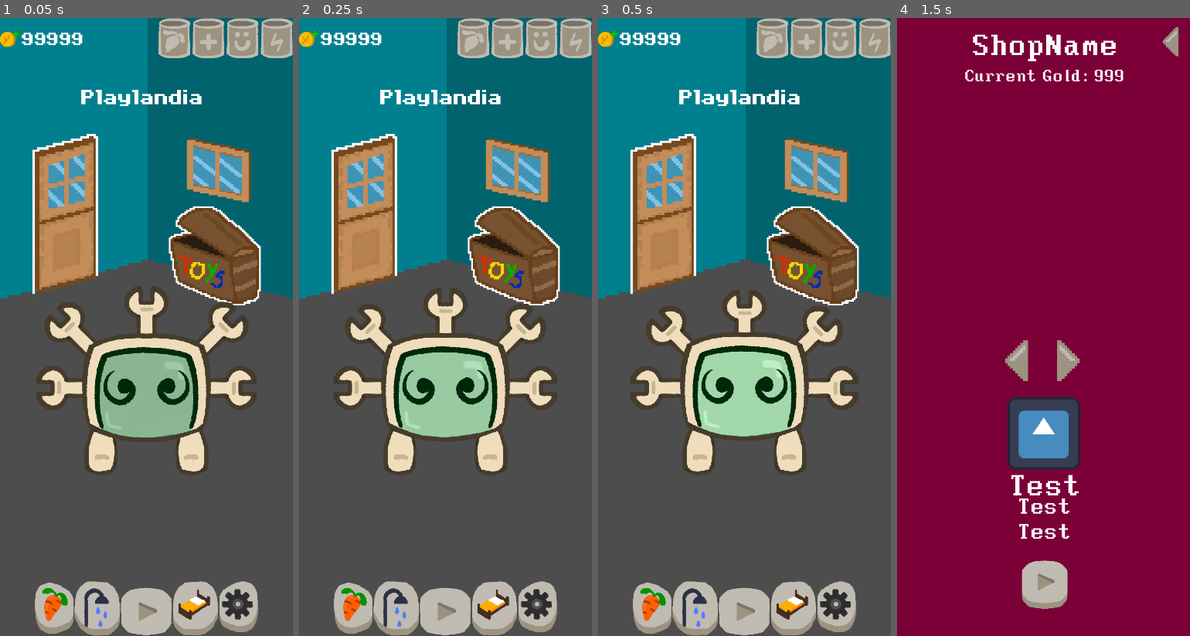
Above: before the commit, frames 1-4 (left to right).
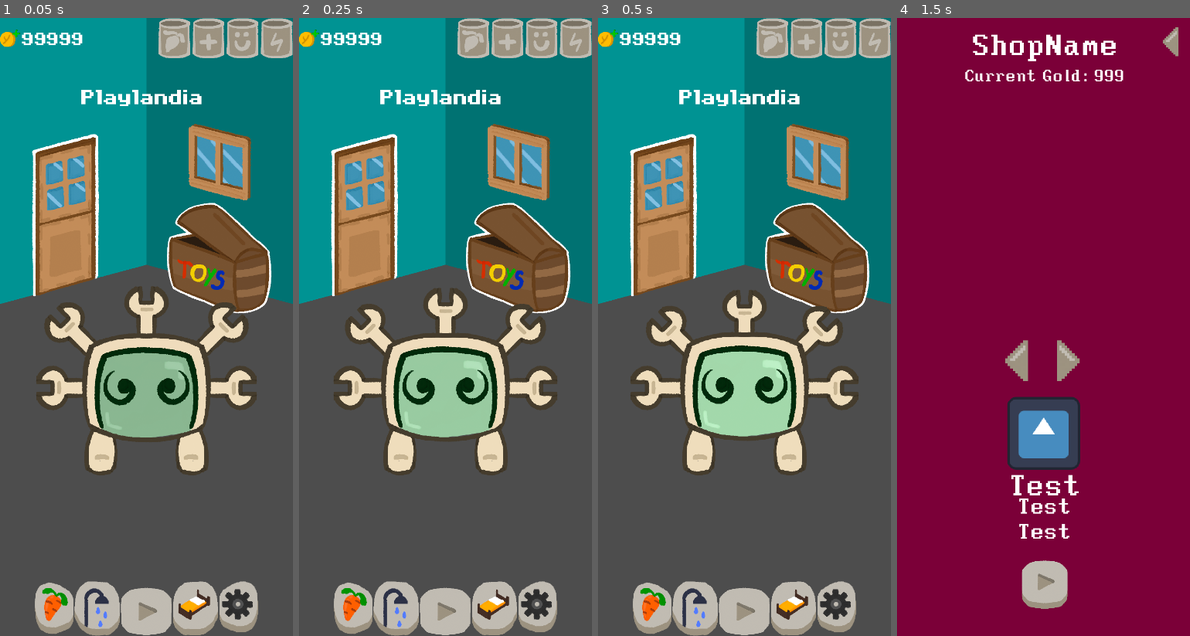
Above: after the commit, the same moments.

Repository: daniel-macias/mrduelm
Game: Godot game, scene res://Scenes/main.tscn
Same seed, same stepped clock (60 frames per second), same inputs: the game is played once before the commit and once after it. The engine's default icon, where the game draws it, is replaced by a stand-in: a white triangle on a blue panel in a dark square.
Inputs (mouse positions are in pixels of both pictures, inside the frame that each line leads up to; where the layout moved, square brackets give the same spot in the first picture):
- Up to frame 1 (0.05 s): no input
- Up to frame 2 (0.25 s): no input
- Up to frame 3 (0.5 s): no input
- Up to frame 4 (1.5 s): click (961, 215) at 0.5 s; click (1116, 259) [1110, 252] at 1.25 s

The runs differ from the first frame. In frame 1, 5.1% of the frame differs, in the area x 0-100%, y 0-48%; in frame 2, 5.1%; in frame 3, 5.1%; in frame 4, nothing differs.

Commit message:
replaced textures bg_wall, showehead, door, window, toybox

Diff:
--- a/Scenes/main.tscn
+++ b/Scenes/main.tscn
@@ -32,10 +32,10 @@
 [ext_resource type="Texture2D" uid="uid://3asydacx345v" path="res://Sprites/UI/garage_icon_pressed.png" id="12_mlgj4"]
 [ext_resource type="Texture2D" uid="uid://dpj6taf4klhoy" path="res://Sprites/UI/ProgressBars/energy.png" id="13_igeth"]
 [ext_resource type="Script" path="res://Scripts/UIManagers/GarageGUI.gd" id="13_yx62g"]
-[ext_resource type="Texture2D" uid="uid://b5ooj72vvufkx" path="res://Sprites/RoomStuff/showerhead/metal.png" id="14_6wp1h"]
-[ext_resource type="Texture2D" uid="uid://h2d5whrlmrg" path="res://Sprites/RoomStuff/doors/birch_door.png" id="16_c1neu"]
-[ext_resource type="Texture2D" uid="uid://8vh3ya5384n6" path="res://Sprites/RoomStuff/toybox/mahogany.png" id="17_nmb5h"]
-[ext_resource type="Texture2D" uid="uid://ba6cp58md2oq5" path="res://Sprites/RoomStuff/windows/birch_window.png" id="18_t61ui"]
+[ext_resource type="Texture2D" uid="uid://gh4om6nvi26n" path="res://Sprites/RoomStuff/showerhead/metal_showerhead.png" id="16_aocou"]
+[ext_resource type="Texture2D" uid="uid://dur5vqs0sqmtd" path="res://Sprites/RoomStuff/doors/normal_door.png" id="18_5j8d4"]
+[ext_resource type="Texture2D" uid="uid://b6i0tdw3d4nss" path="res://Sprites/RoomStuff/toybox/mahogany_toybox.png" id="19_6oscq"]
+[ext_resource type="Texture2D" uid="uid://daco81bq84qqs" path="res://Sprites/RoomStuff/windows/normal_window.png" id="20_qlawt"]
 [ext_resource type="Texture2D" uid="uid://c7duollkt1d7e" path="res://Sprites/UI/charging_off.png" id="21_qcu7c"]
 [ext_resource type="Texture2D" uid="uid://c6q4symd1etrr" path="res://Sprites/UI/buy_money.png" id="22_pgui7"]
 [ext_resource type="Texture2D" uid="uid://bb56aoher0ca0" path="res://Sprites/Food/Broccolli.png" id="28_ub37l"]
@@ -231,21 +231,23 @@
 [node name="CanvasLayer" type="CanvasLayer" parent="."]
 layer = -1
 
-[node name="BG_Wall" type="TextureRect" parent="CanvasLayer"]
-self_modulate = Color(0, 0.501507, 0.556543, 1)
-anchors_preset = -1
-anchor_left = 0.497
-anchor_top = 0.5
-anchor_right = 0.497
-anchor_bottom = 0.5
-offset_left = -1274.84
-offset_top = -830.0
-offset_right = -954.84
-offset_bottom = -590.0
-scale = Vector2(8, 8)
+[node name="TextureRect" type="TextureRect" parent="CanvasLayer"]
+self_modulate = Color(0, 0.575002, 0.575006, 1)
+anchors_preset = 8
+anchor_left = 0.5
+anchor_top = 0.5
+anchor_right = 0.5
+anchor_bottom = 0.5
+offset_left = -1180.0
+offset_top = -774.0
+offset_right = 1180.0
+offset_bottom = 866.0
+grow_horizontal = 2
+grow_vertical = 2
 texture = ExtResource("30_iwp8k")
 
 [node name="FoodGUI" type="Control" parent="CanvasLayer"]
+visible = false
 layout_mode = 3
 anchors_preset = 15
 anchor_right = 1.0
@@ -323,7 +325,6 @@
 stretch_mode = 5
 
 [node name="BathroomGUI" type="Control" parent="CanvasLayer"]
-visible = false
 layout_mode = 3
 anchors_preset = 15
 anchor_right = 1.0
@@ -369,7 +370,8 @@
 offset_top = -43.0
 offset_right = 187.0
 offset_bottom = 419.0
-texture_normal = ExtResource("14_6wp1h")
+texture_normal = ExtResource("16_aocou")
+ignore_texture_size = true
 stretch_mode = 5
 
 [node name="RoomTitle" type="Label" parent="CanvasLayer/BathroomGUI"]
@@ -425,11 +427,12 @@
 anchor_bottom = 0.5
 offset_left = -314.0
 offset_top = -475.0
-offset_right = -85.0
-offset_bottom = -81.0
-grow_horizontal = 2
-grow_vertical = 2
-texture_normal = ExtResource("16_c1neu")
+offset_right = -84.0
+offset_bottom = -75.0
+grow_horizontal = 2
+grow_vertical = 2
+texture_normal = ExtResource("18_5j8d4")
+ignore_texture_size = true
 stretch_mode = 5
 
 [node name="ToyBox" type="TextureButton" parent="CanvasLayer/PlayGUI"]
@@ -439,13 +442,14 @@
 anchor_top = 0.5
 anchor_right = 0.5
 anchor_bottom = 0.5
-offset_left = 33.0
-offset_top = -297.0
-offset_right = 303.0
-offset_bottom = -53.0
-grow_horizontal = 2
-grow_vertical = 2
-texture_normal = ExtResource("17_nmb5h")
+offset_left = 50.0
+offset_top = -306.0
+offset_right = 307.0
+offset_bottom = -33.0
+grow_horizontal = 2
+grow_vertical = 2
+texture_normal = ExtResource("19_6oscq")
+ignore_texture_size = true
 stretch_mode = 5
 
 [node name="Window" type="TextureRect" parent="CanvasLayer/PlayGUI"]
@@ -455,11 +459,13 @@
 anchor_top = 0.5
 anchor_right = 0.5
 anchor_bottom = 0.5
-offset_left = 99.0
-offset_top = -464.0
-offset_right = 256.0
-offset_bottom = -307.0
-texture = ExtResource("18_t61ui")
+offset_left = 103.0
+offset_top = -500.0
+offset_right = 332.0
+offset_bottom = -221.0
+scale = Vector2(0.675, 0.675)
+texture = ExtResource("20_qlawt")
+stretch_mode = 5
 
 [node name="SleepGUI" type="Control" parent="CanvasLayer"]
 visible = false
Binary file changed: Sprites/RoomStuff/bg_walls.png
Binary file removed: Sprites/RoomStuff/doors/birch_door.png
Binary file removed: Sprites/RoomStuff/doors/default_door.png
Binary file added: Sprites/RoomStuff/doors/normal_door.png
Not shown, changed: Sprites/RoomStuff/doors/normal_door.png.import
Binary file added: Sprites/RoomStuff/showerhead/metal_showerhead.png
Not shown, changed: Sprites/RoomStuff/showerhead/metal_showerhead.png.import
Binary file removed: Sprites/RoomStuff/toybox/mahogany.png
Not shown, removed: Sprites/RoomStuff/toybox/mahogany.png.import
Binary file added: Sprites/RoomStuff/toybox/mahogany_toybox.png
Not shown, changed: Sprites/RoomStuff/toybox/mahogany_toybox.png.import
Binary file removed: Sprites/RoomStuff/windows/birch_window.png
(and 3 more such lines)
